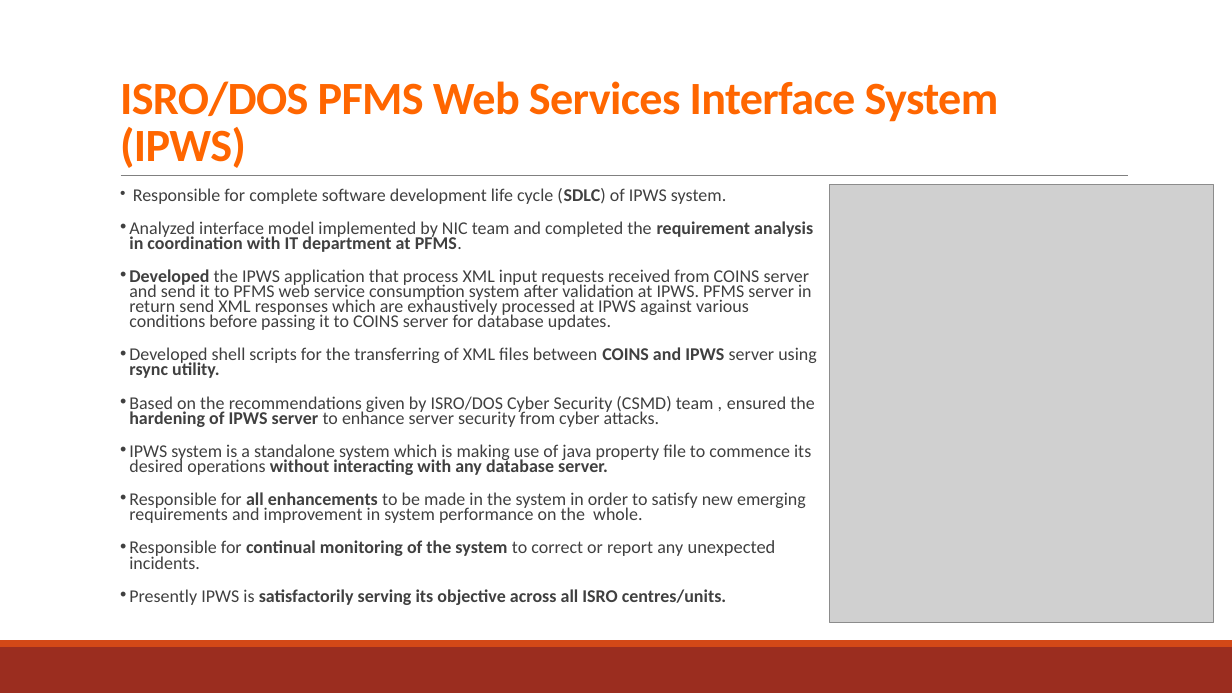
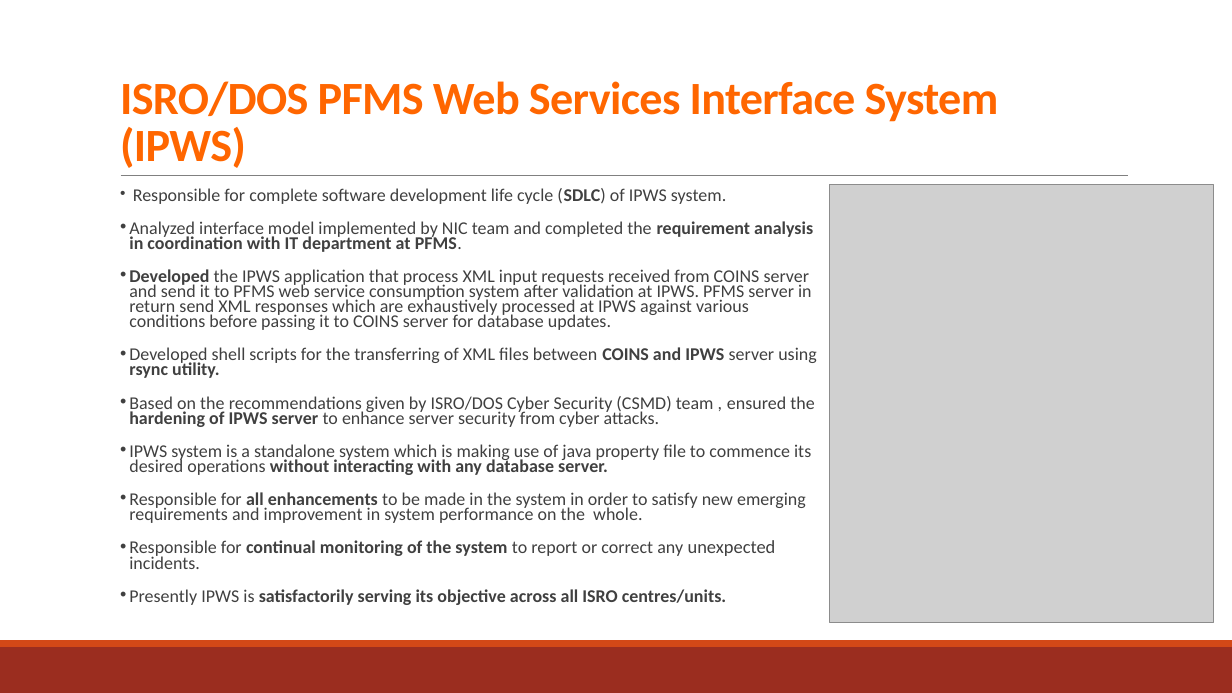
Before and after one commit to NavdeepGarg/DPC_Repo, a slide deck: slide 3 of handOutSources/navdeep.pptx. Drawn at 1232x693 pixels with LibreOffice and Linux fonts; fonts in the diff are those of the drawing; grey boxes stand for pictures. Boxes give left, top, right and bottom in pixels: in the first picture for what was removed or moved away, otherwise in the second. Text is boxed around its words. In the diff, an @@ line names an element or a change of style, - is before the commit and + after.

```diff
--- a/handOutSources/navdeep.pptx
+++ b/handOutSources/navdeep.pptx
@@ text at [129,540,776,569]: text changed @@
-• Responsible for continual monitoring of the system to correct or report any unexpected incidents.
+• Responsible for continual monitoring of the system to report or correct any unexpected incidents.
```
Also in this commit, not shown: 1 other slide changed.
